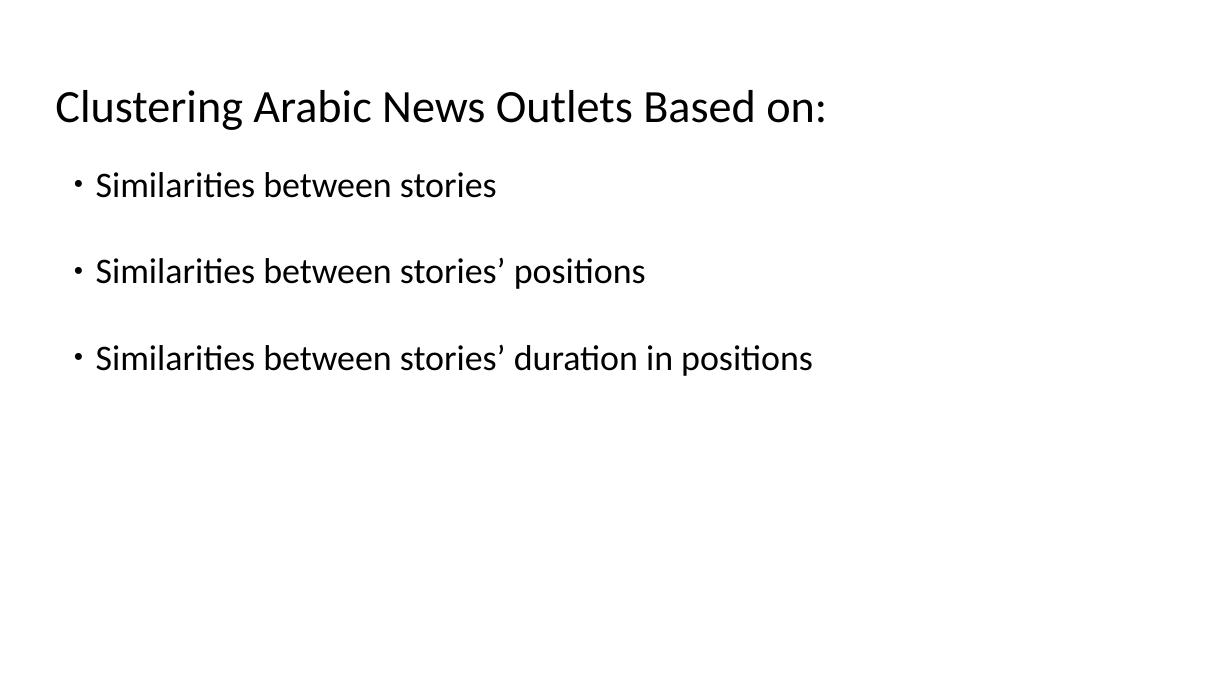
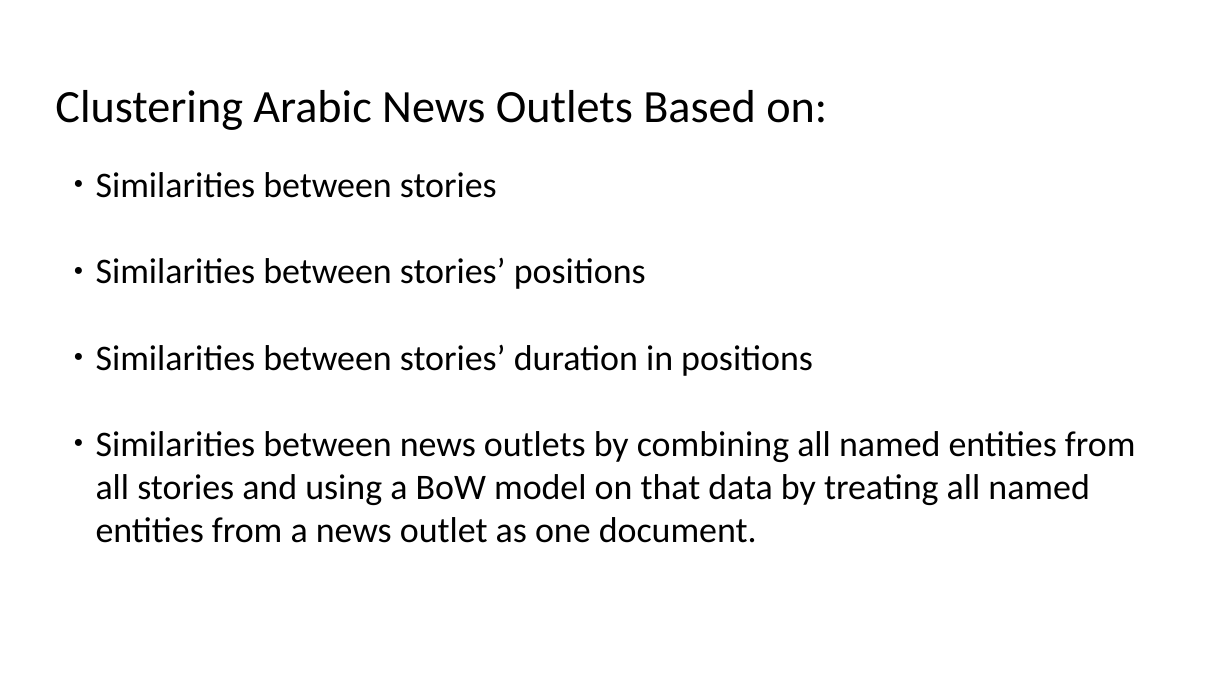
Before and after one commit to HussamHallak/PhD-Dissertation-Files, a slide deck: slide 16 of Measuring Bias of News Outlets.odp. Drawn at 1232x693 pixels with LibreOffice and Linux fonts; fonts in the diff are those of the drawing. Boxes give left, top, right and bottom in pixels: in the first picture for what was removed or moved away, otherwise in the second. Text is boxed around its words. In the diff, an @@ line names an element or a change of style, - is before the commit and + after.

```diff
--- a/Measuring Bias of News Outlets.odp
+++ b/Measuring Bias of News Outlets.odp
@@ text at [96, 431, 1135, 543]: paragraph added @@
+● Similarities between news outlets by combining all named entities from all stories and using a BoW model on that data by treating all named entities from a news outlet as one document.
```
Also in this commit, not shown: 1 other file.
